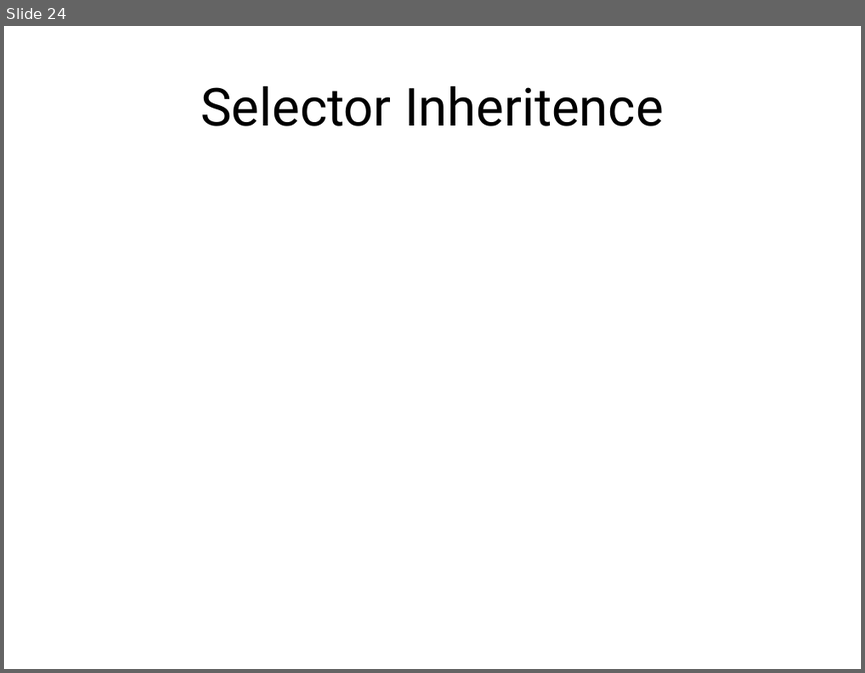
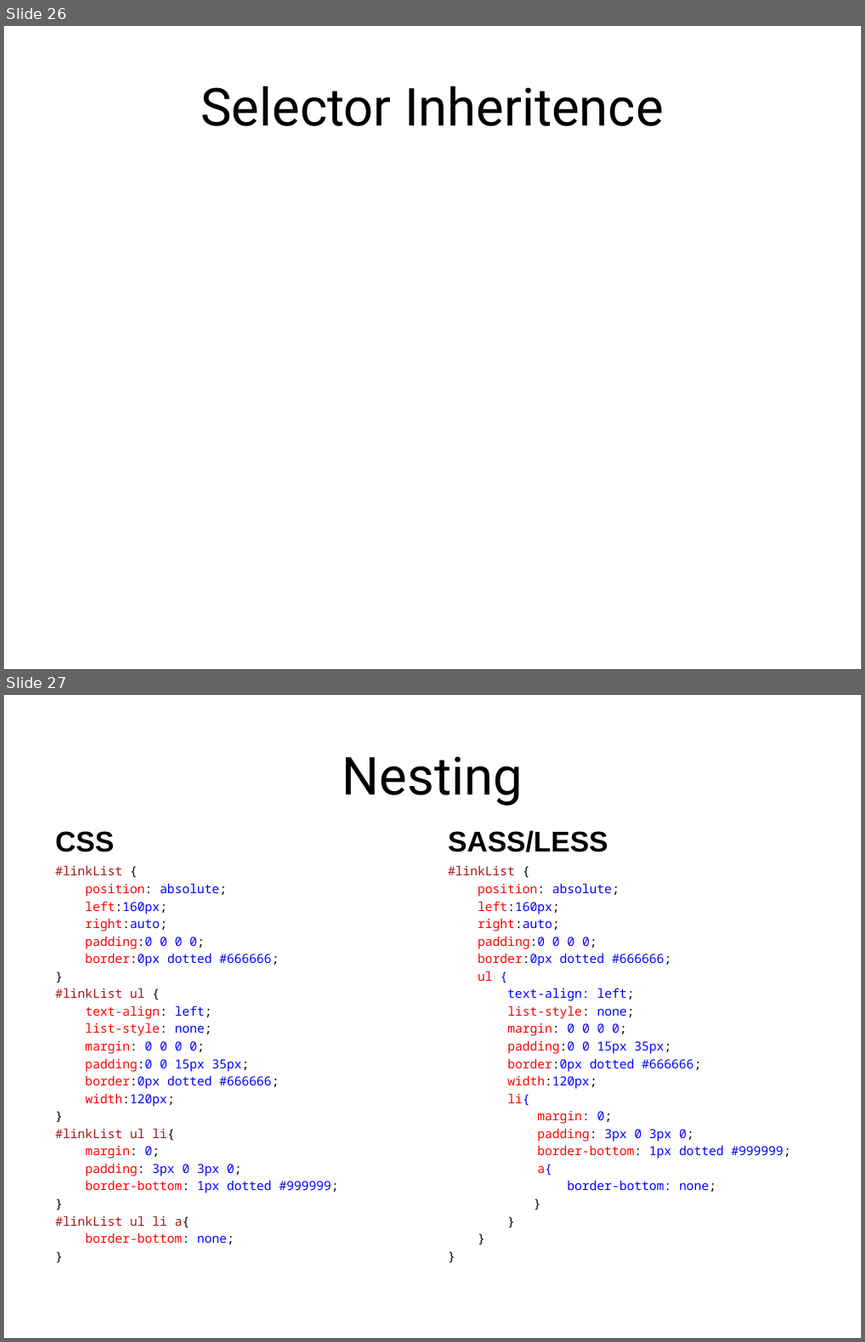
Before and after one commit to jacobladams/presentations, a slide deck: less-and-sass/Write LESS CSS and make it SASSier.pptx. Shown one above the other, each under a label of ours: slide 24 before the commit, slides 26 and 27 after it. The pictures are 865x673 and 865x1342 pixels, drawn with LibreOffice and Linux fonts; fonts in the diff are those of the drawing. Boxes give left, top, right and bottom in pixels: in the first picture for what was removed or moved away, otherwise in the second. Text is boxed around its words. In the diff, an @@ line names an element or a change of style, - is before the commit and + after.

```diff
--- a/less-and-sass/Write LESS CSS and make it SASSier.pptx
+++ b/less-and-sass/Write LESS CSS and make it SASSier.pptx
@@ slide 27 added at <box>4,695,861,1338</box>, background #FFFFFF @@
@@ title added at <box>342,756,522,805</box>, 44 pt, text #000000 @@
+Nesting
@@ text added at <box>55,831,114,852</box>, 24 pt, text #000000, bold @@
+CSS
@@ text added at <box>448,830,608,852</box>, 24 pt, text #000000, bold @@
+SASS/LESS
@@ text added at <box>55,865,339,1244</box>, 10.5 pt, text #FF0000 @@
+#linkList {
+position: absolute;
+left:160px;
+right:auto;
+padding:0 0 0 0;
+border:0px dotted #666666;
+}
+#linkList ul {
+text-align: left;
+list-style: none;
+margin: 0 0 0 0;
+padding:0 0 15px 35px;
+border:0px dotted #666666;
+width:120px;
+}
+#linkList ul li{
+margin: 0;
+padding: 3px 0 3px 0;
+border-bottom: 1px dotted #999999;
+}
+#linkList ul li a{
+border-bottom: none;
+}
@@ text added at <box>448,865,790,1191</box>, 10.5 pt, text #0000FF @@
+#linkList {
+position: absolute;
+left:160px;
+right:auto;
+padding:0 0 0 0;
+border:0px dotted #666666;
+ul {
+text-align: left;
+list-style: none;
+margin: 0 0 0 0;
+padding:0 0 15px 35px;
+border:0px dotted #666666;
+width:120px;
+li{
+margin: 0;
+padding: 3px 0 3px 0;
+border-bottom: 1px dotted #999999;
+a{
+border-bottom: none;
+}
+}
+}
+}
@@ what was slide 24 is now slide 26 @@
```
Also in this commit, not shown: 6 slides changed, 16 other slides added, 12 slides removed.
